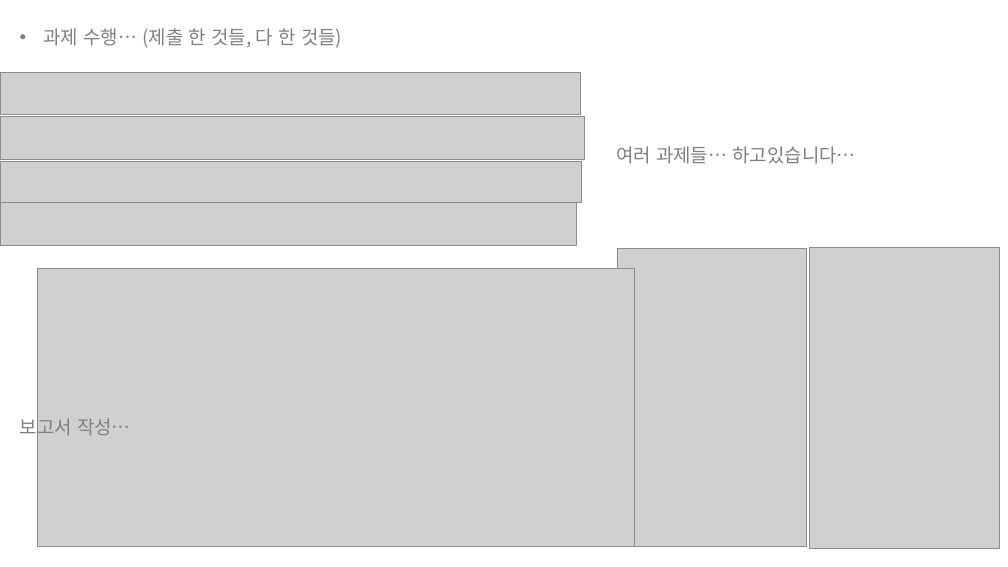
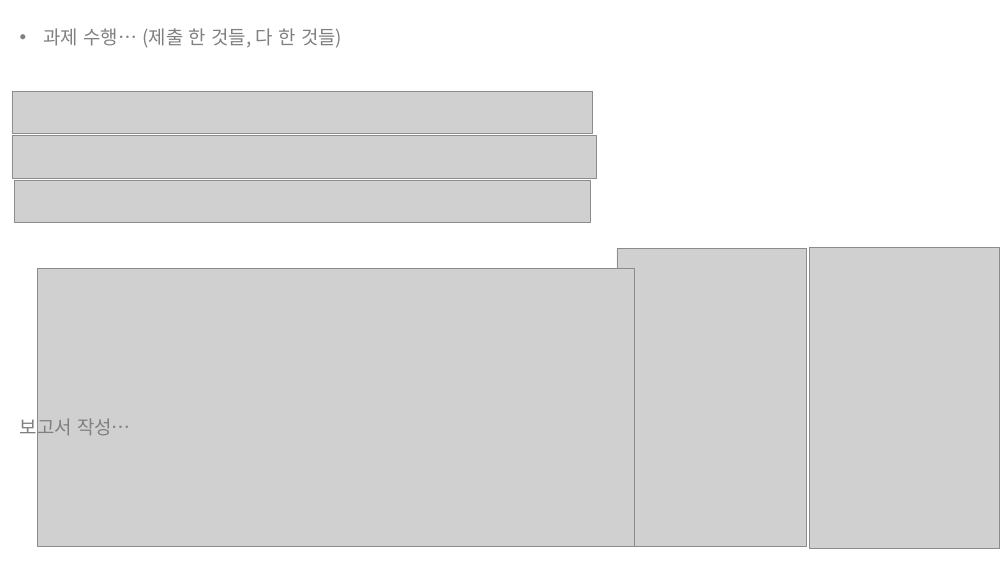
Before and after one commit to choeunyoung0208/silverzerowaterkite, a slide deck: slide 4 of 200402/2020.04.02.pptx. Drawn at 1008x567 pixels with LibreOffice and Linux fonts; fonts in the diff are those of the drawing; grey boxes stand for pictures. Boxes give left, top, right and bottom in pixels: in the first picture for what was removed or moved away, otherwise in the second. Text is boxed around its words. In the diff, an @@ line names an element or a change of style, - is before the commit and + after.

Commit message:
200402

```diff
--- a/200402/2020.04.02.pptx
+++ b/200402/2020.04.02.pptx
@@ picture: place and size @@
-picture at (0, 72, 581, 114)
+picture at (12, 91, 593, 133)
@@ picture: place and size @@
-picture at (0, 117, 585, 160)
+picture at (12, 136, 597, 178)
@@ text removed at (616, 146, 856, 164) @@
-여러 과제들… 하고있습니다…
@@ picture removed at (0, 162, 582, 203) @@
@@ picture: place and size @@
-picture at (0, 203, 576, 245)
+picture at (14, 181, 591, 223)
```
Also in this commit, not shown: 1 other slide changed, 1 slide added.
